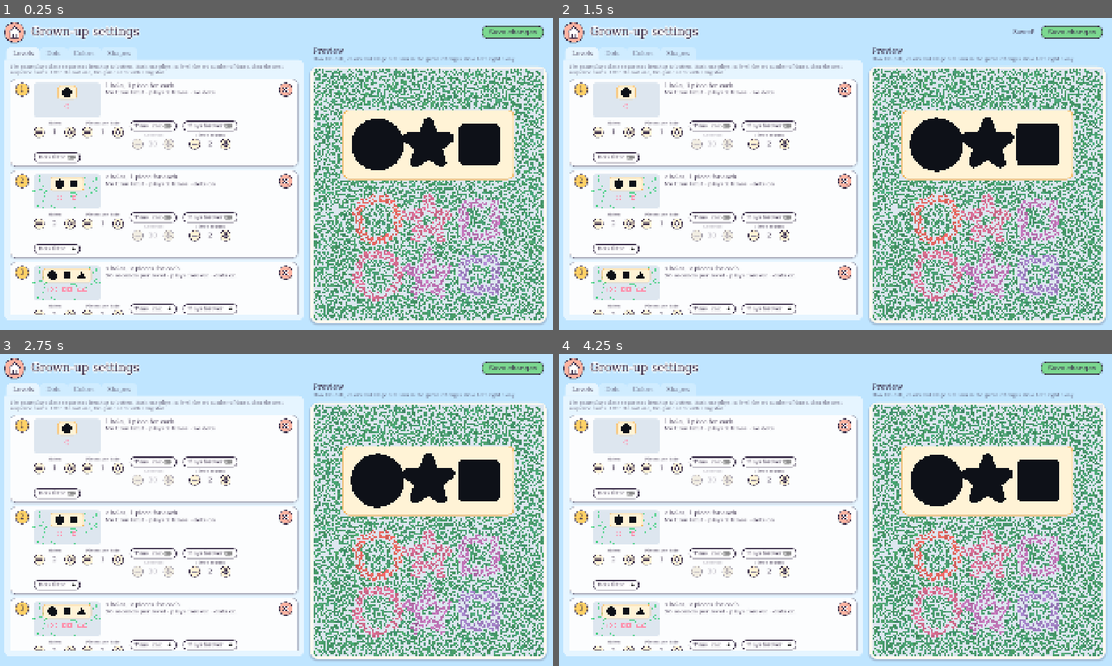
Above: before the commit, frames 1-4 (two rows, left to right).
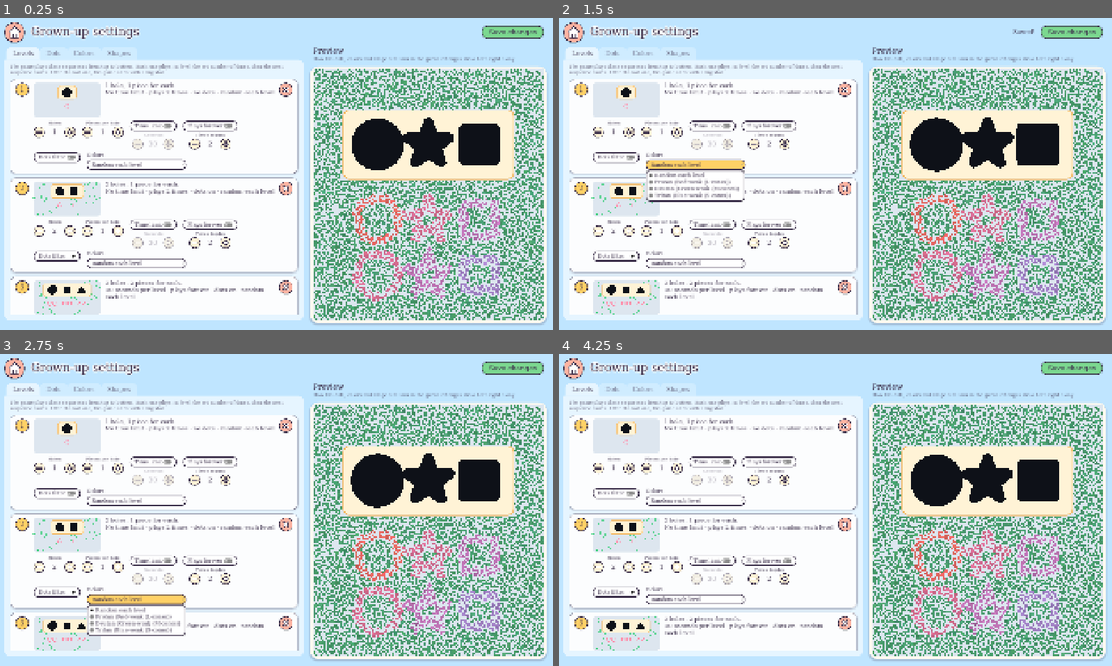
Above: after the commit, the same moments.

Repository: ooooonnnnn/Colorblind-Shape-Match
Game: Godot game, scene res://config.tscn
Same seed, same stepped clock (60 frames per second), same inputs: the game is played once before the commit and once after it. This scene is started directly instead of the project's main scene.
Inputs (mouse positions are in pixels of both pictures, inside the frame that each line leads up to):
- Up to frame 1 (0.25 s): no input
- Up to frame 2 (1.5 s): click "Save changes" at 0.5 s; click (697, 164) at 1.25 s, where only the run after the commit has a clickable "Random each level"
- Up to frame 3 (2.75 s): click (138, 600) at 2 s, where only the run after the commit has a clickable "Random each level"
- Up to frame 4 (4.25 s): click (630, 469) at 2.77 s; click (597, 469) at 3.52 s

The runs differ from the first frame. In frame 1, 8.4% of the frame differs, in the area x 1-55%, y 23-96%; in frame 2, 9.1%; in frame 3, 8.9%; in frame 4, 8.4%.

Commit message:
test type per level

Diff:
--- a/scripts/color_groups.gd
+++ b/scripts/color_groups.gd
@@ -5,8 +5,9 @@
 ## colors from the palette, more of it the more pieces a level has (see
 ## piece_colors). ARTICLE holds the groups taken from the research articles and
 ## never changes; color_groups.json holds whether those or the player's own copy
-## (recolored, with colors added or removed, or groups deleted) is used, and
-## which group is played.
+## (recolored, with colors added or removed, or groups deleted) is used. These
+## are the groups available; each level sequence picks one of them or a random
+## one (see LevelConfig).
 ##
 ## Sources: "Advanced Colorimetry Protocols and Design in Color Vision
 ## Deficiency Diagnosis for Children Using Pseudoisochromatic Plates" (confusion
@@ -15,7 +16,7 @@
 ## so no piece stands out by brightness alone, as the first article requires.
 
 const PATH := "res://color_groups.json"
-const RANDOM := "random"  # the play setting that picks a new group every level
+const RANDOM := "random"  # a level sequence's colors setting that picks a new group every level
 const MAX_COLORS := 6  # figure colors per group; must match BASE_COUNT - 1 in dot_circle.gdshader
 const LIGHTNESS_TOLERANCE := 5.0  # CIELAB L* a color may differ from its background before it shows by brightness
 
@@ -55,8 +56,7 @@
 	return ARTICLE.duplicate(true)
 
 
-## {custom: bool, play: group id or RANDOM, groups: the player's own groups,
-## each like an ARTICLE entry}.
+## {custom: bool, groups: the player's own groups, each like an ARTICLE entry}.
 static func load_settings() -> Dictionary:
 	var data = JSON.parse_string(FileAccess.get_file_as_string(PATH)) if FileAccess.file_exists(PATH) else {}
 	if not data is Dictionary:
@@ -83,10 +83,7 @@
 			})
 	if groups.is_empty():
 		groups = article_copy()
-	var settings := {"custom": data.get("mode") == "custom", "play": str(data.get("play", ARTICLE[0].id)), "groups": groups}
-	if settings.play != RANDOM and find(settings, settings.play).is_empty():
-		settings.play = active(settings)[0].id
-	return settings
+	return {"custom": data.get("mode") == "custom", "groups": groups}
 
 
 static func save_settings(settings: Dictionary) -> Error:
@@ -98,7 +95,7 @@
 			"background": "#" + group.background.to_html(false),
 			"colors": group.colors.map(func(c): return "#" + c.to_html(false)),
 		})
-	var data := {"mode": "custom" if settings.custom else "article", "play": settings.play, "custom_groups": groups}
+	var data := {"mode": "custom" if settings.custom else "article", "custom_groups": groups}
 	var file := FileAccess.open(PATH, FileAccess.WRITE)
 	if file == null:
 		return FileAccess.get_open_error()
@@ -126,9 +123,10 @@
 	return {}
 
 
-## The id of the group to play next: the chosen one, or a random one.
-static func pick(settings: Dictionary) -> String:
-	var group := find(settings, settings.play)
+## The id of the group to play: choice, if it is a group in use, or else (as
+## for RANDOM) a random one of them.
+static func pick(settings: Dictionary, choice := RANDOM) -> String:
+	var group := find(settings, choice)
 	if group.is_empty():
 		group = active(settings).pick_random()
 	return group.id
--- a/scripts/config.gd
+++ b/scripts/config.gd
@@ -13,7 +13,7 @@
 const LIGHTNESS_OFF := Color("e8a33d")
 const PREVIEW_SPACING := 16.0  # px between neighbouring preview shapes
 const TRAY_PADDING := 24.0     # px between the holes and the tray edge, as in the game
-const NEW_LEVEL := {"duration": 30.0, "holes": 3, "shapes": 3, "repetitions": 1, "filter": true}
+const NEW_LEVEL := {"duration": 30.0, "holes": 3, "shapes": 3, "repetitions": 1, "filter": true, "colors": "random"}
 const BADGE := Color("ffd166")
 const REMOVE := Color("ffb4a2")
 const MUTED := Color(0.231373, 0.184314, 0.290196, 0.7)  # Icons.INK, for explanations
@@ -39,9 +39,8 @@
 var _outline_slider: HSlider
 var _board_color := ColorPickerButton.new()
 var _groups := {}  # see ColorGroups.load_settings
-var _cards := {}  # {group id: {group, plate, status, bars: lightness bar per figure color}}
+var _cards := {}  # {group id: {group, plate, bars: lightness bar per figure color}}
 var _mode_buttons: Array[Button] = []  # article, custom
-var _play_group := OptionButton.new()
 var _groups_note := Label.new()
 var _restore_groups := Button.new()
 var _group_list := VBoxContainer.new()
@@ -53,6 +52,7 @@
 
 
 func _ready() -> void:
+	_groups = ColorGroups.load_settings()  # the level cards offer its groups
 	_build_levels_page()
 	# Dots has loaded its settings by now, as children are ready first.
 	_build_dots_page()
@@ -196,12 +196,24 @@
 		"forever": _switch("Plays forever", entry.repetitions <= 0),
 		"repetitions": Stepper.new("Times to play", 1, 99, entry.repetitions if entry.repetitions > 0 else 1),
 		"filter": _switch("Dots filter", entry.filter),
+		"colors": OptionButton.new(),
 	}
+	row.colors.set_meta("choice", entry.colors)
+	_fill_color_choices(row.colors)
+	row.colors.item_selected.connect(func(index):
+		row.colors.set_meta("choice", row.colors.get_item_metadata(index))
+		if row.colors.get_meta("choice") != ColorGroups.RANDOM:
+			_preview_group(row.colors.get_meta("choice"))
+		_refresh_rows()
+	)
+	var colors_label := Label.new()
+	colors_label.text = "Colors"
 	controls.add_child(row.holes)
 	controls.add_child(row.shapes)
 	controls.add_child(_stack([row.time_on, row.duration]))
 	controls.add_child(_stack([row.forever, row.repetitions]))
 	controls.add_child(_stack([row.filter]))
+	controls.add_child(_stack([colors_label, row.colors]))
 	for stepper in [row.holes, row.shapes, row.duration, row.repetitions]:
 		stepper.changed.connect(func(_v): _refresh_rows())
 	for switch in [row.time_on, row.forever, row.filter]:
@@ -243,6 +255,24 @@
 	row.card.queue_free()
 	_rows.erase(row)
 	_refresh_rows()
+
+
+## Offers "Random" and each color group in the Colors tab, keeping the one
+## chosen (kept in the "choice" meta), or falling back to random if that group
+## is gone.
+func _fill_color_choices(choices: OptionButton) -> void:
+	var choice: String = choices.get_meta("choice", ColorGroups.RANDOM)
+	choices.clear()
+	choices.add_item("Random each level")
+	choices.set_item_metadata(0, ColorGroups.RANDOM)
+	for group in ColorGroups.active(_groups):
+		choices.add_item("%s (%s)" % [group.name, group.kind])
+		choices.set_item_metadata(choices.item_count - 1, group.id)
+	choices.selected = 0
+	for i in choices.item_count:
+		if choices.get_item_metadata(i) == choice:
+			choices.selected = i
+	choices.set_meta("choice", choices.get_item_metadata(choices.selected))
 
 
 ## Renumbers the cards, redraws their pictures and sentences, and fades the
@@ -260,11 +290,13 @@
 		row.duration.editable = row.time_on.button_pressed
 		row.repetitions.editable = not row.forever.button_pressed
 		row.remove.disabled = _rows.size() == 1
-		row.summary.text = "%d %s, %d %s for each.\n%s · %s · %s" % [
+		row.summary.text = "%d %s, %d %s for each.\n%s · %s · %s · %s" % [
 				holes, "hole" if holes == 1 else "holes", pieces, "piece" if pieces == 1 else "pieces",
 				"%d seconds per level" % row.duration.value if row.time_on.button_pressed else "No time limit",
 				"plays forever" if row.forever.button_pressed else ("plays once" if row.repetitions.value == 1 else "plays %d times" % row.repetitions.value),
-				"dots on" if row.filter.button_pressed else "no dots"]
+				"dots on" if row.filter.button_pressed else "no dots",
+				row.colors.get_item_text(row.colors.selected).to_lower() if row.colors.get_meta("choice") == ColorGroups.RANDOM
+						else "%s colors" % row.colors.get_item_text(row.colors.selected).get_slice(" (", 0)]
 		var reached := endless_at < 0
 		row.card.modulate.a = 1.0 if reached else 0.5
 		row.unreached.visible = not reached
@@ -282,6 +314,7 @@
 			"shapes": int(row.shapes.value),
 			"repetitions": 0 if row.forever.button_pressed else int(row.repetitions.value),
 			"filter": row.filter.button_pressed,
+			"colors": row.colors.get_meta("choice"),
 		})
 	return levels
 
@@ -380,9 +413,8 @@
 # ---------- Color groups ----------
 
 func _build_colors_page() -> void:
-	_groups = ColorGroups.load_settings()
 	var choose := _card(colors_page, "Which colors",
-			"Each group is made for one type of color blindness: its piece colors blend into its background for that type. Hover a group for details.")
+			"Each group is made for one type of color blindness: its piece colors blend into its background for that type. These are the groups the level sequences can use. Hover a group for details.")
 	var modes := HBoxContainer.new()
 	modes.add_theme_constant_override("separation", 10)
 	var group := ButtonGroup.new()
@@ -396,14 +428,6 @@
 		modes.add_child(b)
 		_mode_buttons.append(b)
 	choose.add_child(modes)
-	var play_row := HBoxContainer.new()
-	play_row.add_theme_constant_override("separation", 12)
-	var play_label := Label.new()
-	play_label.text = "Play with"
-	play_row.add_child(play_label)
-	play_row.add_child(_play_group)
-	_play_group.item_selected.connect(_on_play_group_selected)
-	choose.add_child(play_row)
 	_groups_note.autowrap_mode = TextServer.AUTOWRAP_WORD_SMART
 	_groups_note.add_theme_font_size_override("font_size", 16)
 	_groups_note.add_theme_color_override("font_color", MUTED)
@@ -423,13 +447,6 @@
 	_rebuild_groups()
 
 
-func _on_play_group_selected(index: int) -> void:
-	_groups.play = _play_group.get_item_metadata(index)
-	_update_cards()
-	if _groups.play != ColorGroups.RANDOM:
-		_preview_group(_groups.play)
-
-
 func _on_restore_groups() -> void:
 	_groups.groups = ColorGroups.article_copy()
 	_rebuild_groups()
@@ -450,13 +467,14 @@
 	_rebuild_groups()
 
 
-## Refills the play choices and the group cards from the groups in use, after
-## the mode changed or groups or colors were added, deleted or restored.
+## Refills the group cards, and the level cards' color choices, from the
+## groups in use, after the mode changed or groups or colors were added,
+## deleted or restored.
 func _rebuild_groups() -> void:
 	var groups := ColorGroups.active(_groups)
-	if _groups.play != ColorGroups.RANDOM and ColorGroups.find(_groups, _groups.play).is_empty():
-		_groups.play = groups[0].id
-	_fill_play_choices()
+	for row in _rows:
+		_fill_color_choices(row.colors)
+	_refresh_rows()
 	_groups_note.text = ("These are your own colors: click a color to change it, + to add a piece color and × to remove one." if _groups.custom
 			else "These colors come from the research and can't be changed. Pick \"My own colors\" to edit a copy of them.")
 	_restore_groups.visible = _groups.custom
@@ -470,18 +488,6 @@
 	if ColorGroups.find(_groups, _previewed).is_empty():
 		_previewed = ColorGroups.pick(_groups)
 	_preview_group(_previewed)
-
-
-func _fill_play_choices() -> void:
-	_play_group.clear()
-	for group in ColorGroups.active(_groups):
-		_play_group.add_item("%s (%s)" % [group.name, group.kind])
-		_play_group.set_item_metadata(_play_group.item_count - 1, group.id)
-	_play_group.add_item("A random group each level")
-	_play_group.set_item_metadata(_play_group.item_count - 1, ColorGroups.RANDOM)
-	for i in _play_group.item_count:
-		if _play_group.get_item_metadata(i) == _groups.play:
-			_play_group.selected = i
 
 
 ## One group: a mini plate in its colors, what it tests, and its swatches, each
@@ -509,10 +515,6 @@
 	name_label.text = group.name
 	name_label.add_theme_font_size_override("font_size", 22)
 	title.add_child(name_label)
-	var status := Label.new()
-	status.size_flags_horizontal = Control.SIZE_EXPAND_FILL
-	status.horizontal_alignment = HORIZONTAL_ALIGNMENT_RIGHT
-	title.add_child(status)
 	middle.add_child(title)
 	middle.add_child(_note("%s · %s" % [group.kind, group.prevalence]))
 
@@ -558,7 +560,7 @@
 	row.add_child(buttons)
 
 	_group_list.add_child(card)
-	_cards[group.id] = {"group": group, "plate": plate, "status": status, "bars": bars}
+	_cards[group.id] = {"group": group, "plate": plate, "bars": bars}
 
 
 ## A color picker for group's background (i = -1) or its piece color i, over
@@ -590,17 +592,13 @@
 	_preview_group(group.id)
 
 
-## Refreshes each card's plate, play status and lightness bars.
+## Refreshes each card's plate and lightness bars.
 func _update_cards() -> void:
 	for id in _cards:
 		var card: Dictionary = _cards[id]
 		var group: Dictionary = card.group
 		card.plate.background = group.background
 		card.plate.colors = group.colors
-		if _groups.play == ColorGroups.RANDOM:
-			card.status.text = "In the random mix"
-		else:
-			card.status.text = "Playing now" if _groups.play == id else ""
 		var background_l := ColorGroups.lightness(group.background)
 		for i in card.bars.size():
 			var l := ColorGroups.lightness(group.colors[i])
--- a/scripts/level_config.gd
+++ b/scripts/level_config.gd
@@ -1,8 +1,9 @@
 class_name LevelConfig
 ## The level sequences in config.json. Each entry is {duration, holes, shapes,
-## repetitions, filter}: duration <= 0 means no time limit, shapes is pieces
-## per hole, repetitions <= 0 repeats the entry forever, and filter turns the
-## Ishihara dots on.
+## repetitions, filter, colors}: duration <= 0 means no time limit, shapes is
+## pieces per hole, repetitions <= 0 repeats the entry forever, filter turns the
+## Ishihara dots on, and colors is the color group its levels use (an id from
+## ColorGroups) or "random" for a random one each level.
 
 const PATH := "res://config.json"
 
@@ -20,6 +21,7 @@
 			"shapes": maxi(1, int(entry.get("shapes", 1))),
 			"repetitions": int(entry.get("repetitions", 0)),
 			"filter": bool(entry.get("filter", true)),
+			"colors": str(entry.get("colors", "random")),
 		})
 	return levels
 
@@ -29,9 +31,9 @@
 	var lines := PackedStringArray()
 	for e in levels:
 		var duration: float = e.duration
-		lines.append('\t\t{ "duration": %s, "holes": %d, "shapes": %d, "repetitions": %d, "filter": %s }' % [
+		lines.append('\t\t{ "duration": %s, "holes": %d, "shapes": %d, "repetitions": %d, "filter": %s, "colors": %s }' % [
 				str(int(duration)) if duration == int(duration) else str(duration),
-				e.holes, e.shapes, e.repetitions, JSON.stringify(e.filter)])
+				e.holes, e.shapes, e.repetitions, JSON.stringify(e.filter), JSON.stringify(e.colors)])
 	var file := FileAccess.open(PATH, FileAccess.WRITE)
 	if file == null:
 		return FileAccess.get_open_error()
--- a/scripts/main.gd
+++ b/scripts/main.gd
@@ -183,7 +183,7 @@
 	_chime_step = 0
 	level_num += 1
 	effects.clear_star()
-	var group := ColorGroups.find(color_groups, ColorGroups.pick(color_groups))
+	var group := ColorGroups.find(color_groups, ColorGroups.pick(color_groups, config.colors))
 	dots.show_group(group)
 	_level_group = group.id if config.filter else Stats.BASELINE
 	hole_count = config.holes
